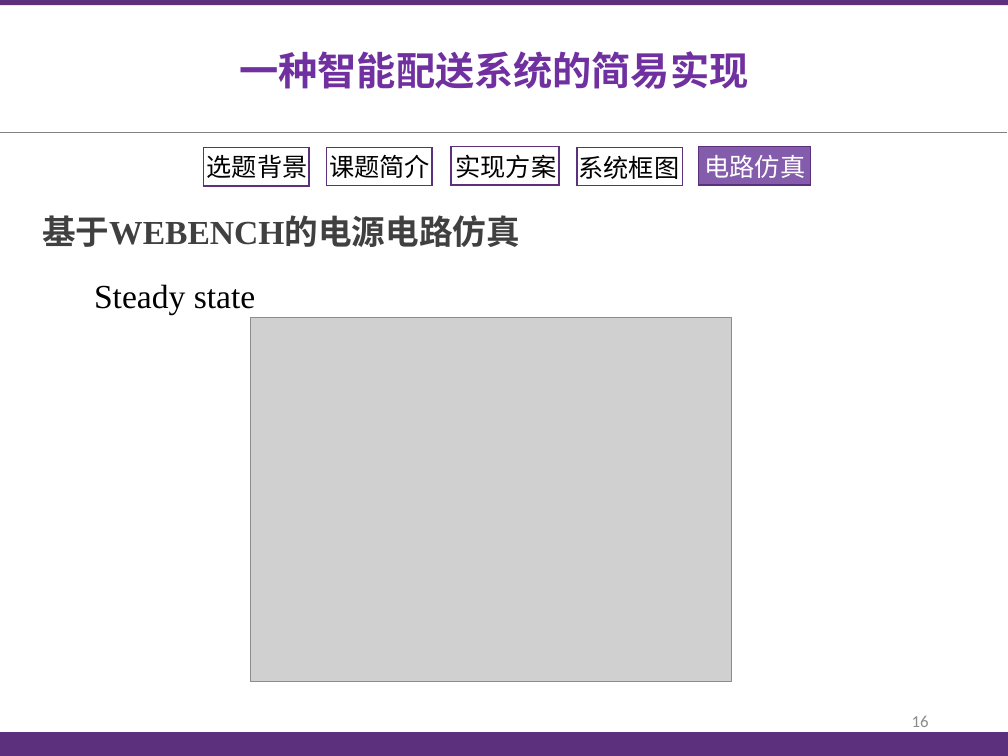
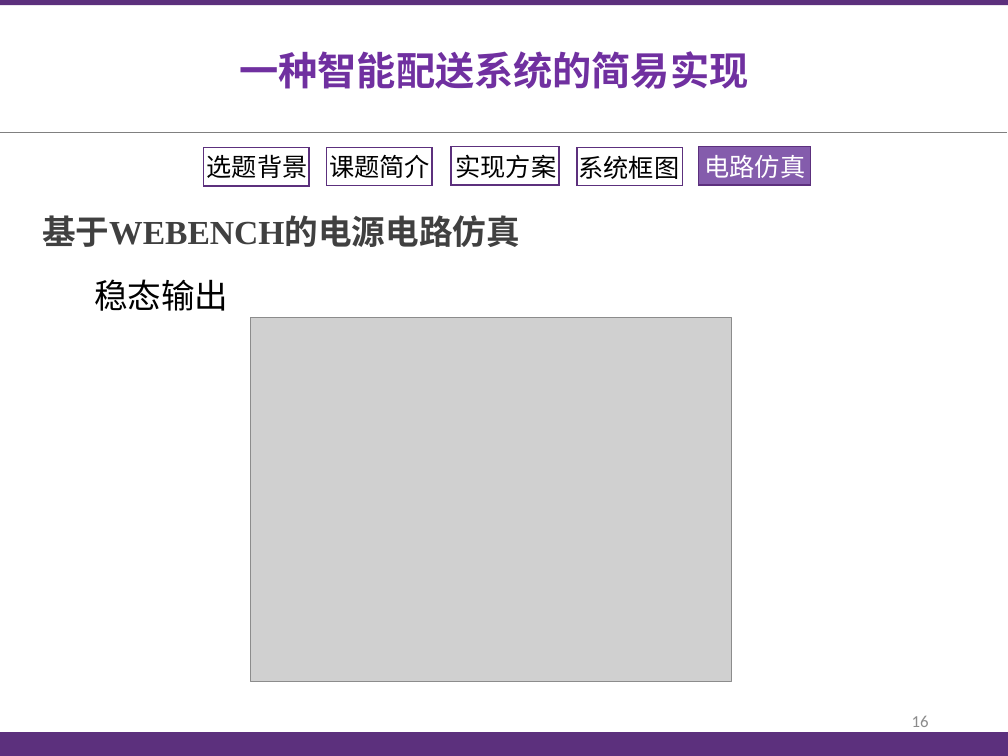
Before and after one commit to jameswhqi/summer-electronics, a slide deck: slide 16 of preparation_report/预习展示_祁文浩_康梓峰.pptx. Drawn at 1008x756 pixels with LibreOffice and Linux fonts; fonts in the diff are those of the drawing; grey boxes stand for pictures. Boxes give left, top, right and bottom in pixels: in the first picture for what was removed or moved away, otherwise in the second. Text is boxed around its words. In the diff, an @@ line names an element or a change of style, - is before the commit and + after.

```diff
--- a/preparation_report/预习展示_祁文浩_康梓峰.pptx
+++ b/preparation_report/预习展示_祁文浩_康梓峰.pptx
@@ text at (94, 279, 228, 311): text changed; font Times New Roman to Noto Sans CJK SC @@
-Steady state
+稳态输出
```
Also in this commit, not shown: 5 other slides changed.
